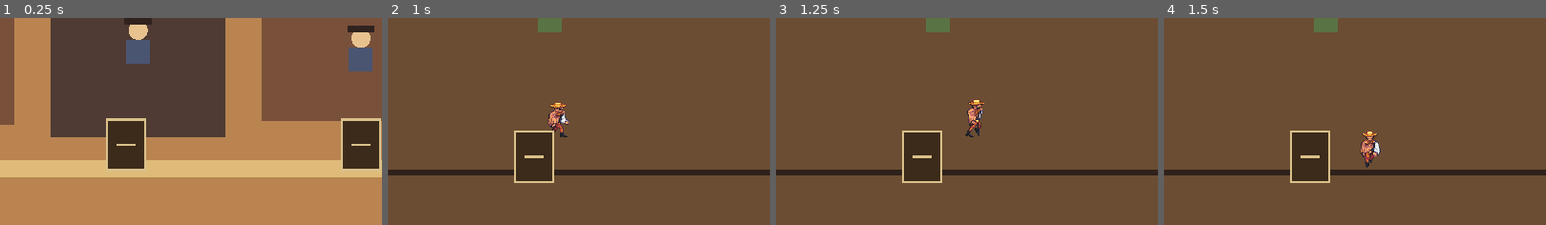
Above: before the commit, frames 1-4 (left to right).
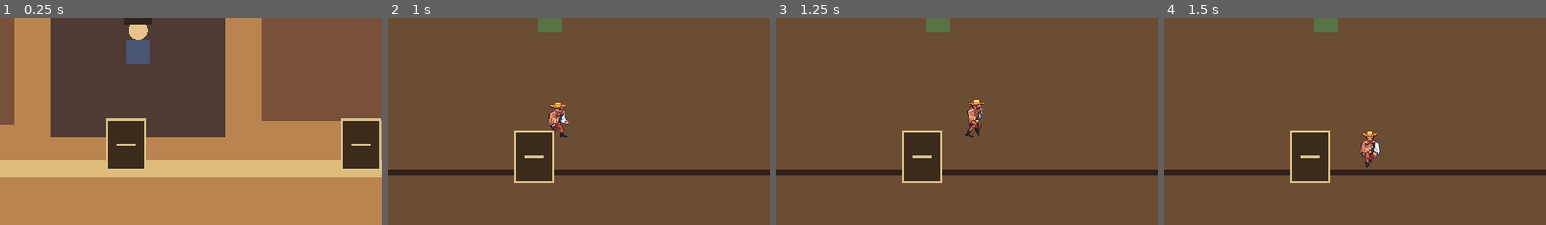
Above: after the commit, the same moments.

Repository: DocDamage/mahjongRPG
Game: Godot game, scene res://src/world/dustward.tscn
Two runs of this game, one before a commit and one after it. Both use one fixed random seed, a clock stepped at 60 frames per second and the inputs below. This scene is started directly instead of the project's main scene.
Inputs (mouse positions are % of the whole screen's width and height, from its top left):
- Up to frame 1 (0.25 s): no input
- Up to frame 2 (1 s): tap Enter at 0.5 s; move the mouse to (72, 43) at 0.52 s; hold D (move_right) from 0.53 s (still down); hold R (fish_reel) from 0.53 s (still down); click (72, 43) at 0.67 s; tap Space at 0.77 s
- Up to frame 3 (1.25 s): keep holding D (move_right); keep holding R (fish_reel)
- Up to frame 4 (1.5 s): move the mouse to (30, 53) at 1.27 s; release D (move_right) at 1.28 s; release R (fish_reel) at 1.28 s; hold S (move_down) from 1.28 s (still down); tap F (fish_release) at 1.35 s
The pictures show only the part of the screen within x 31-81%, y 41-91%; the shares and areas given below are measured in that part.

The runs differ from the first frame. In frame 1, 1.3% of the frame differs, in the area x 91-98%, y 3-26%; in frame 2, nothing differs; in frame 3, nothing differs; in frame 4, nothing differs.

Commit message:
Add weather-aware Dustward opponent schedules

Diff:
--- a/data/opponents/vertical_slice_opponents.json
+++ b/data/opponents/vertical_slice_opponents.json
@@ -1,8 +1,8 @@
 {
   "schema_version": 1,
   "opponents": [
-    {"id": "mayor_bell", "display_name": "Mayor Bell", "brands": ["dark", "green"]},
-    {"id": "river_rose", "display_name": "River Rose", "brands": ["blue", "pink"]},
-    {"id": "dynamite_bill", "display_name": "Dynamite Bill", "brands": ["orange", "purple"]}
+    {"id": "mayor_bell", "display_name": "Mayor Bell", "brands": ["dark", "green"], "availability": {"clear": [8, 18], "rain": [10, 16]}},
+    {"id": "river_rose", "display_name": "River Rose", "brands": ["blue", "pink"], "availability": {"clear": [6, 20], "rain": [8, 18]}},
+    {"id": "dynamite_bill", "display_name": "Dynamite Bill", "brands": ["orange", "purple"], "availability": {"clear": [12, 24], "rain": [14, 22]}}
   ]
 }
--- a/src/mahjong/presentation/mahjong_opponent.gd
+++ b/src/mahjong/presentation/mahjong_opponent.gd
@@ -6,9 +6,16 @@
 
 @export var opponent_id: StringName
 
+var _definition: Dictionary = {}
+var _available := true
+
 
 func _ready() -> void:
 	interacted.connect(_on_interacted)
+	_definition = _load_definition()
+	GameSession.time_advanced.connect(_on_schedule_changed)
+	GameSession.weather_changed.connect(_on_weather_changed)
+	_update_availability()
 	queue_redraw()
 
 
@@ -19,18 +26,39 @@
 
 
 func _on_interacted(_actor: Node2D) -> void:
+	if not _available:
+		feedback.emit("%s is away under the current %s schedule." % [_definition.get("display_name", "This opponent"), GameSession.weather_id])
+		return
 	if get_tree().get_first_node_in_group(&"mahjong_table_overlay") != null:
 		return
-	var definition := _load_definition()
-	if definition.is_empty():
+	if _definition.is_empty():
 		feedback.emit("This opponent's table is not ready.")
 		return
 	var table = MahjongTable.new()
-	table.opponent_name = String(definition["display_name"])
-	table.opponent_loadout = _as_brand_loadout(definition["brands"])
+	table.opponent_name = String(_definition["display_name"])
+	table.opponent_loadout = _as_brand_loadout(_definition["brands"])
 	table.add_to_group(&"mahjong_table_overlay")
 	get_tree().root.add_child(table)
 	feedback.emit("%s accepts your Trail Rules challenge." % table.opponent_name)
+
+
+func _on_schedule_changed(_day: int, _minute: int) -> void:
+	_update_availability()
+
+
+func _on_weather_changed(_weather_id: StringName) -> void:
+	_update_availability()
+
+
+func _update_availability() -> void:
+	if _definition.is_empty():
+		return
+	var availability_value: Variant = _definition.get("availability", {})
+	var hours_value: Variant = availability_value.get(String(GameSession.weather_id), []) if availability_value is Dictionary else []
+	_available = hours_value is Array and hours_value.size() == 2 and GameSession.minute_of_day / 60 >= int(hours_value[0]) and GameSession.minute_of_day / 60 < int(hours_value[1])
+	visible = _available
+	monitorable = _available
+	monitoring = _available
 
 
 func _load_definition() -> Dictionary:
